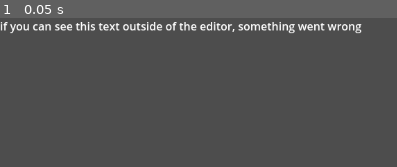
Above: before the commit, frame 1.
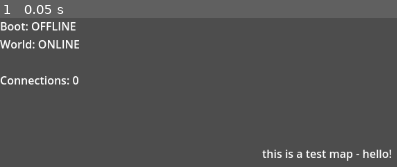
Above: after the commit, the same moment.

Repository: HexDOTexe/vaelerun-server
Game: Godot game, scene res://Scenes/SceneManager.tscn
The game is run twice, just before and just after one commit, with the same random seed, the same clock (stepped at 60 frames per second) and the same inputs. Before the commit the project starts from res://Scenes/Main/Server.tscn.
Inputs:
- Up to frame 1 (0.05 s): no input

The runs differ from the first frame. In frame 1, 5.0% of the frame differs, in the area x 0-99%, y 2-96%.
Error before the commit: Cannot call method 'compress' on a null value. (res://Scenes/Main/Server.gd:23)
Error after the commit: Cannot call method 'compress' on a null value. (res://Scripts/Server.gd:23)

Commit message:
server / serverdisplay / world management
split ServerDisplay functions from Server (Server should remain strictly as the network communication manager)

first steps at adding World map loading/starting

Diff:
--- a/Assets/Icons/icon.svg
+++ /dev/null
@@ -1 +0,0 @@
-<svg height="128" width="128" xmlns="http://www.w3.org/2000/svg"><rect x="2" y="2" width="124" height="124" rx="14" fill="#363d52" stroke="#212532" stroke-width="4"/><g transform="scale(.101) translate(122 122)"><g fill="#fff"><path d="M105 673v33q407 354 814 0v-33z"/><path fill="#478cbf" d="m105 673 152 14q12 1 15 14l4 67 132 10 8-61q2-11 15-15h162q13 4 15 15l8 61 132-10 4-67q3-13 15-14l152-14V427q30-39 56-81-35-59-83-108-43 20-82 47-40-37-88-64 7-51 8-102-59-28-123-42-26 43-46 89-49-7-98 0-20-46-46-89-64 14-123 42 1 51 8 102-48 27-88 64-39-27-82-47-48 49-83 108 26 42 56 81zm0 33v39c0 276 813 276 813 0v-39l-134 12-5 69q-2 10-14 13l-162 11q-12 0-16-11l-10-65H447l-10 65q-4 11-16 11l-162-11q-12-3-14-13l-5-69z"/><path d="M483 600c3 34 55 34 58 0v-86c-3-34-55-34-58 0z"/><circle cx="725" cy="526" r="90"/><circle cx="299" cy="526" r="90"/></g><g fill="#414042"><circle cx="307" cy="532" r="60"/><circle cx="717" cy="532" r="60"/></g></g></svg>
--- a/Scenes/Main/Server.tscn
+++ /dev/null
@@ -1,11 +0,0 @@
-[gd_scene load_steps=2 format=3 uid="uid://cdy0nnxayt6hf"]
-
-[ext_resource type="Script" path="res://Scenes/Main/Server.gd" id="1_nvlsl"]
-
-[node name="Server" type="Node"]
-script = ExtResource("1_nvlsl")
-
-[node name="ServerStatus" type="Label" parent="."]
-offset_right = 40.0
-offset_bottom = 23.0
-text = "if you can see this text outside of the editor, something went wrong"
--- /dev/null
+++ b/Scenes/Main/TestMap.tscn
@@ -0,0 +1,10 @@
+[gd_scene format=3 uid="uid://dok2ntlioxooq"]
+
+[node name="TestMap" type="Node2D"]
+
+[node name="Label2" type="Label" parent="."]
+offset_left = 378.0
+offset_top = 184.0
+offset_right = 566.0
+offset_bottom = 207.0
+text = "this is a test map - hello!"
--- /dev/null
+++ b/Scenes/SceneManager.tscn
@@ -0,0 +1,12 @@
+[gd_scene load_steps=4 format=3 uid="uid://chdybsarnv4r8"]
+
+[ext_resource type="Script" path="res://Scripts/SceneManager.gd" id="1_b3p0b"]
+[ext_resource type="PackedScene" uid="uid://d1dnb6snn0ali" path="res://Scenes/ServerDisplay.tscn" id="1_uume1"]
+[ext_resource type="PackedScene" uid="uid://8q0nsmlrxr57" path="res://Scenes/World.tscn" id="3_tyu5j"]
+
+[node name="SceneManager" type="Node"]
+script = ExtResource("1_b3p0b")
+
+[node name="ServerDisplay" parent="." instance=ExtResource("1_uume1")]
+
+[node name="World" parent="." instance=ExtResource("3_tyu5j")]
--- /dev/null
+++ b/Scenes/ServerDisplay.tscn
@@ -0,0 +1,13 @@
+[gd_scene load_steps=2 format=3 uid="uid://d1dnb6snn0ali"]
+
+[ext_resource type="Script" path="res://Scripts/ServerDisplay.gd" id="1_mijhl"]
+
+[node name="ServerDisplay" type="Control"]
+layout_mode = 3
+anchors_preset = 0
+script = ExtResource("1_mijhl")
+
+[node name="ServerStatus" type="Label" parent="."]
+offset_right = 40.0
+offset_bottom = 23.0
+text = "if you can see this text outside of the editor, something went wrong"
--- /dev/null
+++ b/Scenes/World.tscn
@@ -0,0 +1,6 @@
+[gd_scene load_steps=2 format=3 uid="uid://8q0nsmlrxr57"]
+
+[ext_resource type="Script" path="res://Scripts/World.gd" id="1_4u81e"]
+
+[node name="World" type="Node"]
+script = ExtResource("1_4u81e")
--- /dev/null
+++ b/Scripts/SceneManager.gd
@@ -0,0 +1,4 @@
+extends Node
+
+func _process(_delta):
+	$ServerDisplay.update_status_display()
--- a/Scenes/Main/Server.gd
+++ b/Scripts/Server.gd
@@ -5,12 +5,12 @@
 var port = 9999
 var max_players = 100
 
-@onready var status_label = $/root/Server/ServerStatus
 var boot_status = "OFFLINE"
 var world_status = "OFFLINE"
 
+var connected_clients = {}
 var connected_clients_count = 0
-var connected_clients = {}
+
 
 #region Server Boot
 func _ready():
@@ -24,8 +24,8 @@
 
 	multiplayer.set_multiplayer_peer(network)
 
-	multiplayer.peer_connected.connect(player_connected)
-	multiplayer.peer_disconnected.connect(player_disconnected)
+	multiplayer.peer_connected.connect(client_connected)
+	multiplayer.peer_disconnected.connect(client_disconnected)
 	multiplayer.connected_to_server.connect(connected_to_server)
 	multiplayer.connection_failed.connect(connection_failed)
 
@@ -37,17 +37,6 @@
 		print_log("server", "Listening for connections.")
 		boot_status = "OK"
 
-	update_status_display()
-
-func update_status_display():
-	status_label.text = ""
-	status_label.text += "Boot: " + boot_status + "\n"
-	status_label.text += "World: " + world_status + "\n"
-	status_label.text += "\n"
-	status_label.text += "Connections: " + str(connected_clients_count) + "\n"
-	for i in connected_clients:
-		status_label.text += "Client: " + str(connected_clients[i].ID) + "/" + str(connected_clients[i].Name) +  "\n"
-
 func print_log(type, content):
 	# type = server, network, world,
 	var system_time : String = Time.get_datetime_string_from_system()
@@ -55,25 +44,24 @@
 #endregion
 
 #region Network Events
-func player_connected(client_id):
+func client_connected(client_id):
 	print_log("network","Client " + str(client_id) + " connected.")
 	connected_clients_count += 1
-	update_status_display()
 
-func player_disconnected(client_id):
+
+func client_disconnected(client_id):
 	print_log("network","Client " + str(client_id) + " disconnected.")
 	connected_clients_count -= 1
 	connected_clients.erase(client_id)
-	update_status_display()
 	#var players = get_tree().get_nodes_in_group("Player")
 	#for i in players:
 	#	if i.name == str(client_id):
 	#		i.queue_free()
 
-func connected_to_server(client_id):
+func connected_to_server(_client_id):
 	pass
 
-func connection_failed(client_id):
+func connection_failed(_client_id):
 	pass
 
 @rpc("any_peer")
@@ -83,11 +71,10 @@
 			"Name" : player,
 			"ID" : client_id
 		}
-	update_status_display()
 #endregion
 
 #region Game World Events
-func process(delta):
+func process(_delta):
 	pass
 
 @rpc("any_peer")
--- /dev/null
+++ b/Scripts/ServerDisplay.gd
@@ -0,0 +1,21 @@
+extends Control
+
+@onready var status_label = $ServerStatus
+
+var refresh_rate = 2.0
+var refresh_ready = true
+
+func update_status_display():
+	if refresh_ready == true:
+		refresh_ready = false
+		status_label.text = ""
+		status_label.text += "Boot: " + Server.boot_status + "\n"
+		status_label.text += "World: " + Server.world_status + "\n"
+		status_label.text += "\n"
+		status_label.text += "Connections: " + str(Server.connected_clients_count) + "\n"
+		for i in Server.connected_clients:
+			status_label.text += "Client: " + str(Server.connected_clients[i].ID) + "/" + str(Server.connected_clients[i].Name) +  "\n"
+		await get_tree().create_timer(refresh_rate).timeout
+		refresh_ready = true
+	else:
+		return
--- /dev/null
+++ b/Scripts/World.gd
@@ -0,0 +1,39 @@
+extends Node
+class_name World
+
+@onready var test_map = preload("res://Scenes/Main/TestMap.tscn")
+
+var world_map
+var is_map_active : bool = false
+
+func _ready():
+	load_map()
+	start_map()
+	pass
+
+func change_map():
+	if is_map_active == false:
+		return
+	else:
+		Server.print_log("world", "Requested map change blocked.")
+
+func load_map():
+	world_map = test_map.instantiate()
+	add_child(world_map)
+	Server.print_log("world", "World map has been loaded.")
+	pass
+
+func start_map():
+	# eventually this will control entity activation signals for the loaded map
+	Server.world_status = "ONLINE"
+	is_map_active = true
+	Server.print_log("world", "World map has been started.")
+	pass
+
+func close_map():
+	pass
+
+func report_status():
+	if is_map_active == true:
+		Server.world_status = "ONLINE"
+	pass
--- a/project.godot
+++ b/project.godot
@@ -11,10 +11,11 @@
 [application]
 
 config/name="VaelerunServer"
-run/main_scene="res://Scenes/Main/Server.tscn"
+run/main_scene="res://Scenes/SceneManager.tscn"
 config/features=PackedStringArray("4.2", "Forward Plus")
 config/icon="res://Assets/Editor/vael-server.png"
 
 [autoload]
 
 DataImport="*res://Data/DataImport.gd"
+Server="*res://Scripts/Server.gd"
Not shown, removed: Assets/Icons/icon.svg.import
Not shown, added: Scenes/SceEC9C.tmp
